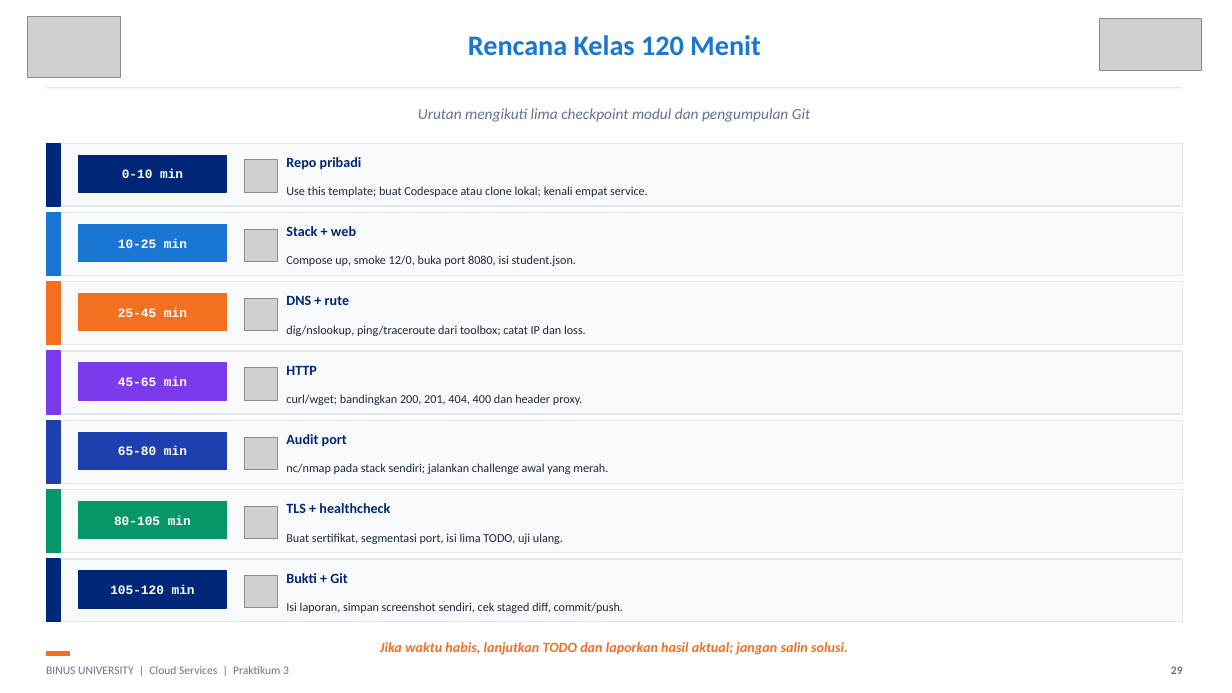
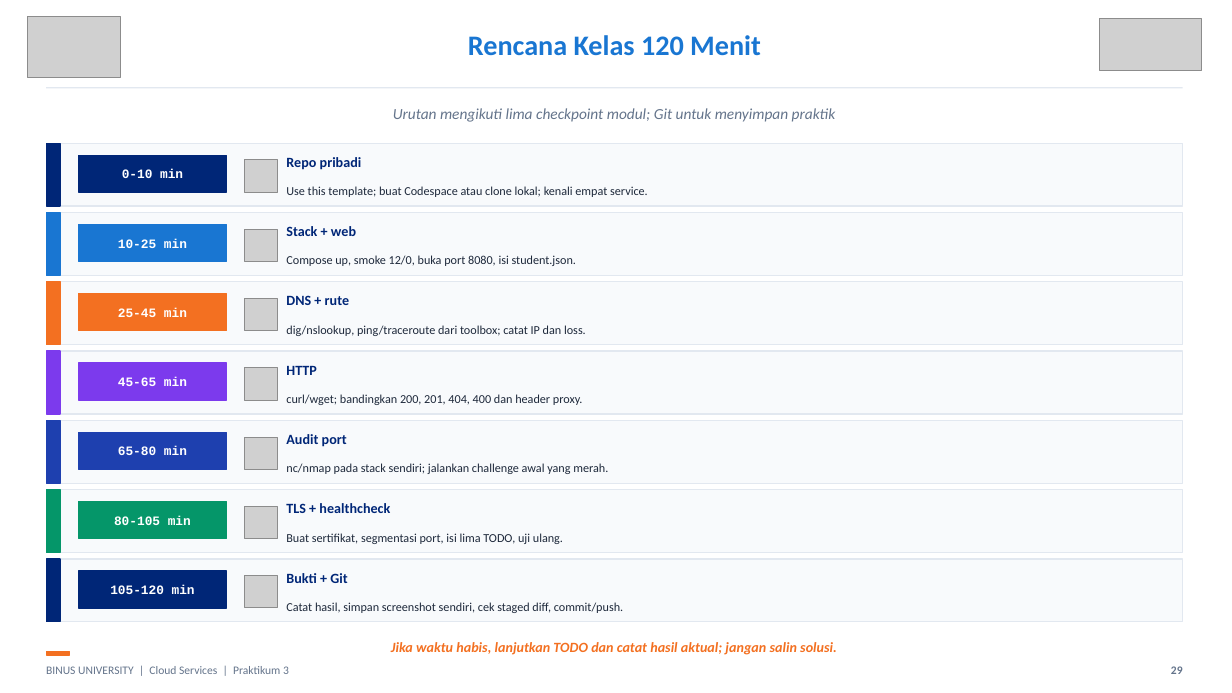
Before and after one commit to SeedFlora/meet3CloudService, a slide deck: slide 29 of slides/LAB03_Networking_Revisi_Bukti_Live.pptx. Drawn at 1232x693 pixels with LibreOffice and Linux fonts; fonts in the diff are those of the drawing; grey boxes stand for pictures. Boxes give left, top, right and bottom in pixels: in the first picture for what was removed or moved away, otherwise in the second. Text is boxed around its words. In the diff, an @@ line names an element or a change of style, - is before the commit and + after.

```diff
--- a/slides/LAB03_Networking_Revisi_Bukti_Live.pptx
+++ b/slides/LAB03_Networking_Revisi_Bukti_Live.pptx
@@ text at (393,108,836,122): text changed @@
-Urutan mengikuti lima checkpoint modul dan pengumpulan Git
+Urutan mengikuti lima checkpoint modul; Git untuk menyimpan praktik
@@ text at (286,602,623,613): text changed @@
-Isi laporan, simpan screenshot sendiri, cek staged diff, commit/push.
+Catat hasil, simpan screenshot sendiri, cek staged diff, commit/push.
@@ text at (391,642,837,655): text changed @@
-Jika waktu habis, lanjutkan TODO dan laporkan hasil aktual; jangan salin solusi.
+Jika waktu habis, lanjutkan TODO dan catat hasil aktual; jangan salin solusi.
```
Also in this commit, not shown: 3 other slides changed, 9 other files.
